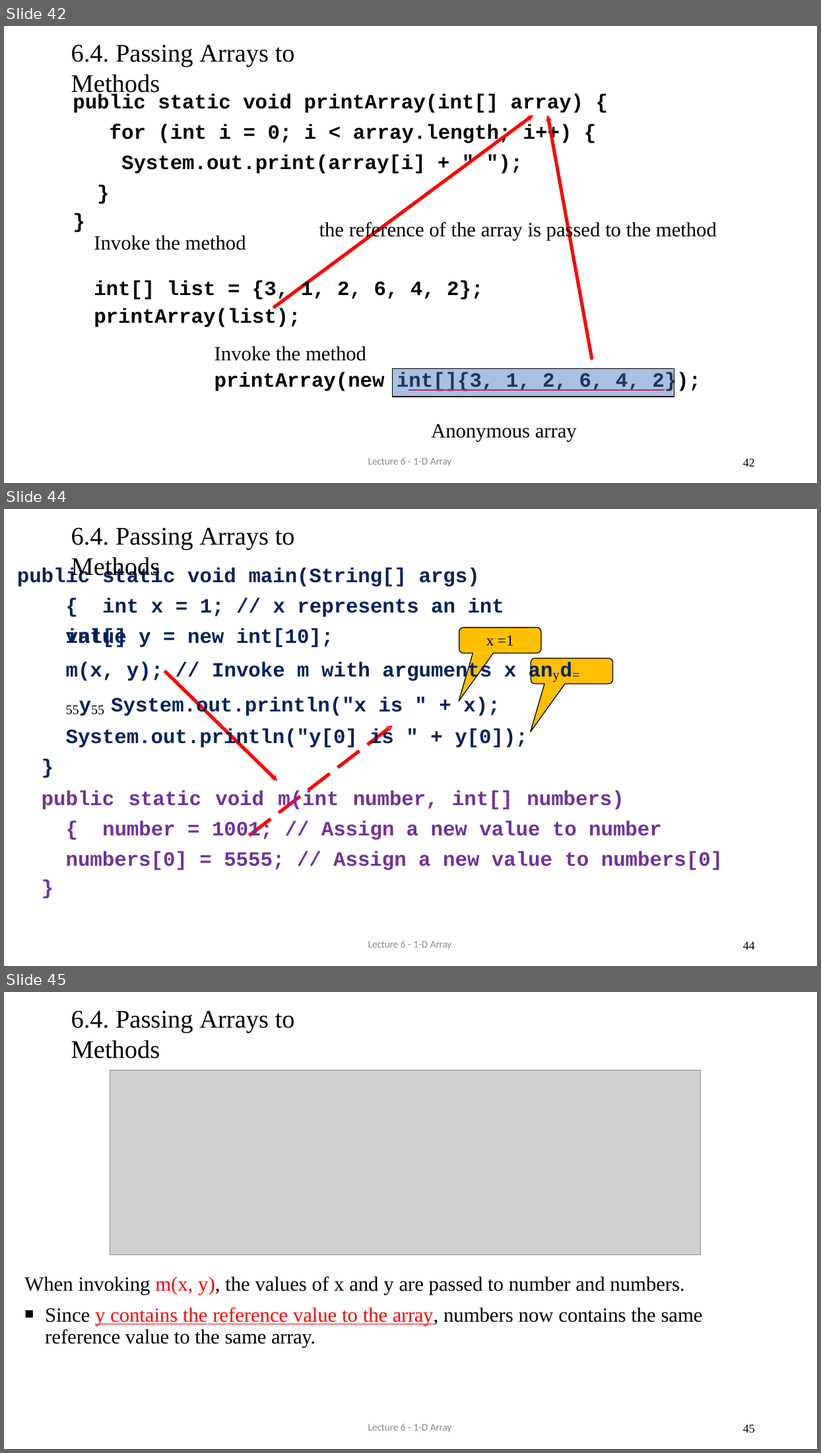
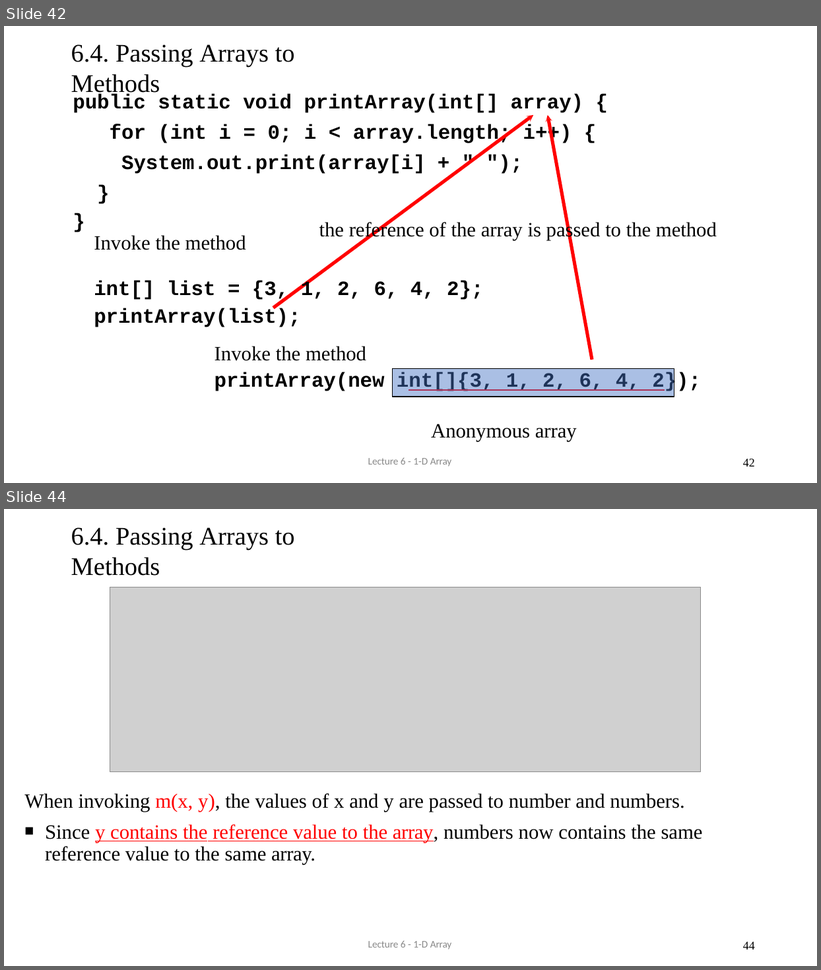
Before and after one commit to AughdonBreslin/CS501IntroToJava, a slide deck: Lectures/6_1DArray.pptx. Shown one above the other, each under a label of ours: slides 42, 44 and 45 before the commit, slides 42 and 44 after it; the slides between them are not shown. The pictures are 821x1453 and 821x970 pixels, drawn with LibreOffice and Linux fonts; fonts in the diff are those of the drawing; grey boxes stand for pictures; background and template pictures are left out. Boxes give left, top, right and bottom in pixels: in the first picture for what was removed or moved away, otherwise in the second. Text is boxed around its words. In the diff, an @@ line names an element or a change of style, - is before the commit and + after.

```diff
--- a/Lectures/6_1DArray.pptx
+++ b/Lectures/6_1DArray.pptx
@@ slide 44 removed at [4, 509, 817, 966], background #FFFFFF @@
@@ title removed at [71, 527, 295, 580] @@
-6.4. Passing Arrays to Methods
@@ text removed at [17, 568, 504, 617] @@
-public static void main(String[] args) { int x = 1; // x represents an int value
@@ freeform shape removed at [459, 627, 541, 701] @@
@@ freeform shape removed at [459, 627, 541, 701] @@
@@ text removed at [66, 628, 333, 648] @@
-int[] y = new int[10];
@@ text removed at [486, 635, 514, 646] @@
-x =1
@@ text removed at [42, 662, 723, 871] @@
-m(x, y); // Invoke m with arguments x anyd= 55y55 System.out.println("x is " + x); System.out.println("y[0] is " + y[0]);
-}
-public static void m(int number, int[] numbers) { number = 1001; // Assign a new value to number numbers[0] = 5555; // Assign a new value to numbers[0]
-}
@@ freeform shape removed at [531, 658, 613, 732] @@
@@ freeform shape removed at [531, 658, 613, 732] @@
@@ freeform shape removed at [164, 670, 393, 837] @@
@@ text removed at [368, 941, 452, 950] @@
-Lecture 6 - 1-D Array
@@ page number removed at [743, 942, 755, 950] @@
-44
@@ what was slide 45 is now slide 44 @@
@@ page number at [743, 942, 755, 950]: text changed @@
-45
+44
```
Also in this commit, not shown: 7 slides changed, 2 other slides removed, 23 other files.
